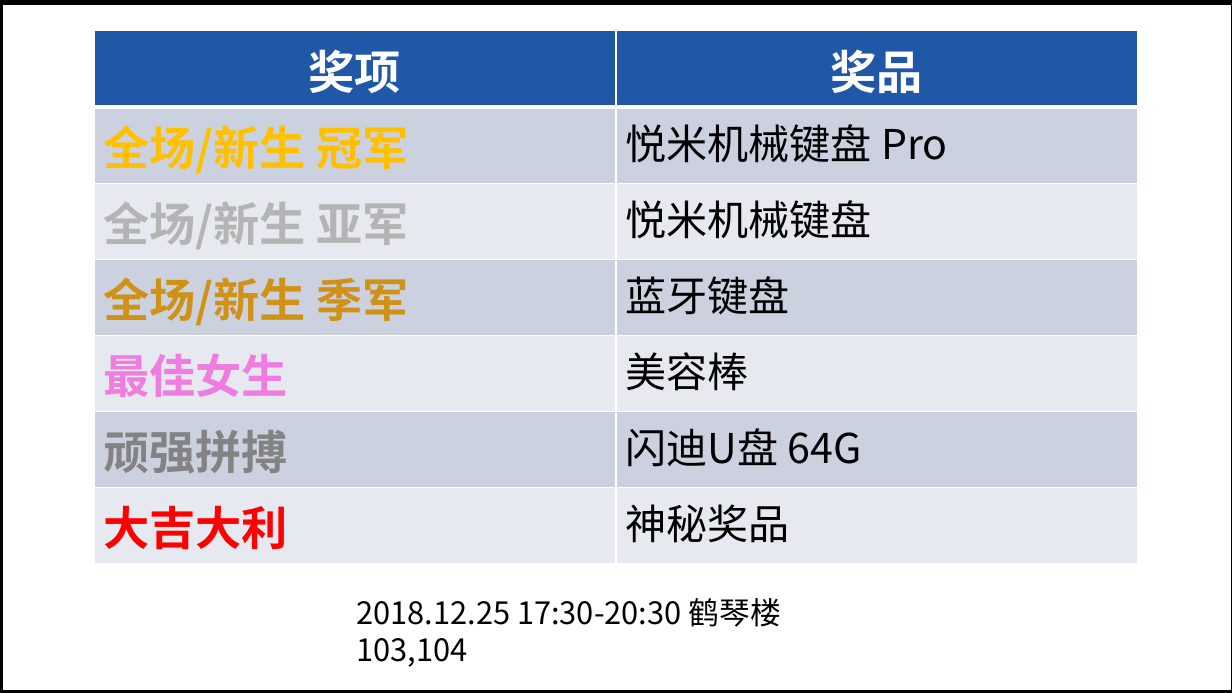
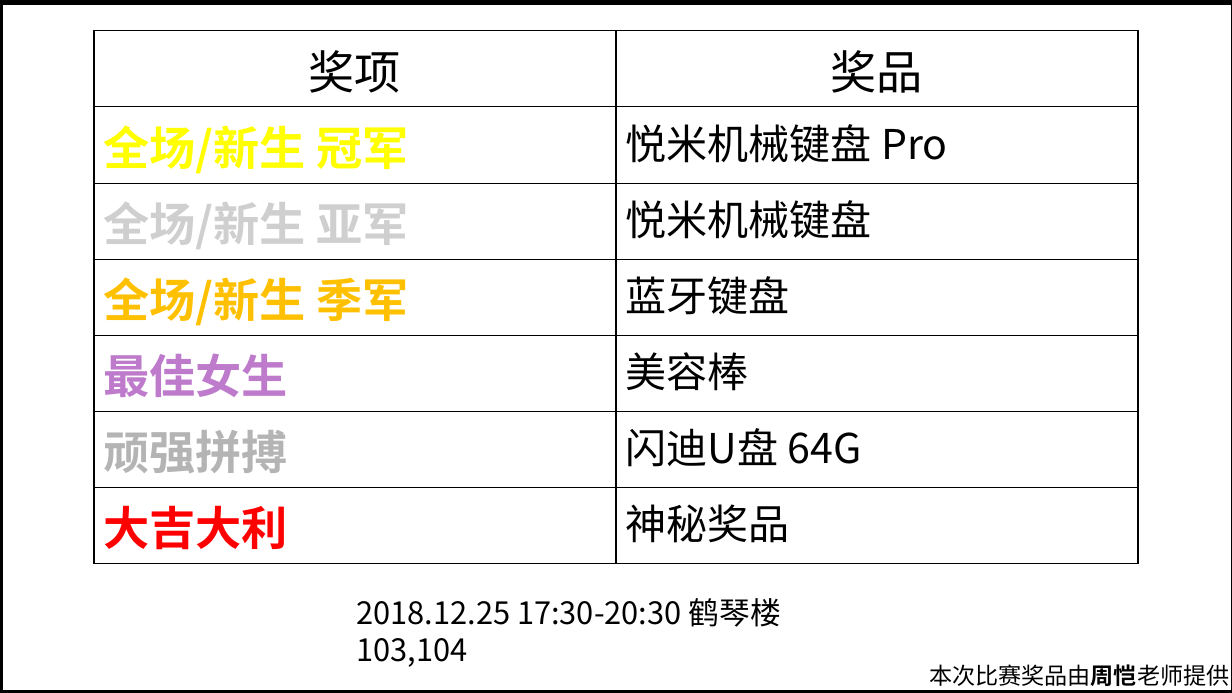
Before and after one commit to ZPYhiahiahia/nxjb-recursion-src, a slide deck: slide 2 of 递归.pptx. Drawn at 1232x693 pixels with LibreOffice and Linux fonts; fonts in the diff are those of the drawing. Boxes give left, top, right and bottom in pixels: in the first picture for what was removed or moved away, otherwise in the second. Text is boxed around its words. In the diff, an @@ line names an element or a change of style, - is before the commit and + after.

Commit message:
修改PPT

```diff
--- a/递归.pptx
+++ b/递归.pptx
@@ table at <box>94,30,1139,554</box> @@
@@ fill #2057A6 to none in row 1 @@
@@ fill #CDD1E1 to none in 6 cells @@
@@ fill #E8EAF1 to none in 6 cells @@
@@ text colour #FFFFFF to #000000, bold off in "奖项", "奖品" @@
@@ text colour #FFC000 to #FFFF00 in "全场/新生 冠军" @@
@@ text colour #B4B4B4 to #D0CFCF in "全场/新生 亚军" @@
@@ text colour #CF9217 to #FFC000 in "全场/新生 季军" @@
@@ text colour #EF7DDF to #BE7ACB in "最佳女生" @@
@@ text colour #848383 to #B4B4B4 in "顽强拼搏" @@
@@ borders changed @@
@@ text added at <box>929,664,1229,686</box>, 18 pt, text #000000 @@
+本次比赛奖品由周恺老师提供
```
